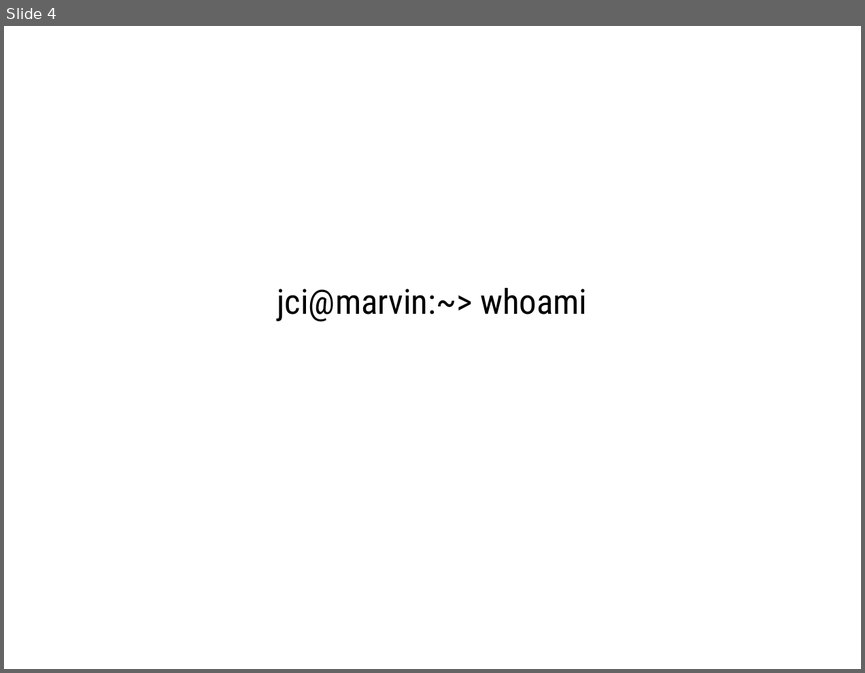
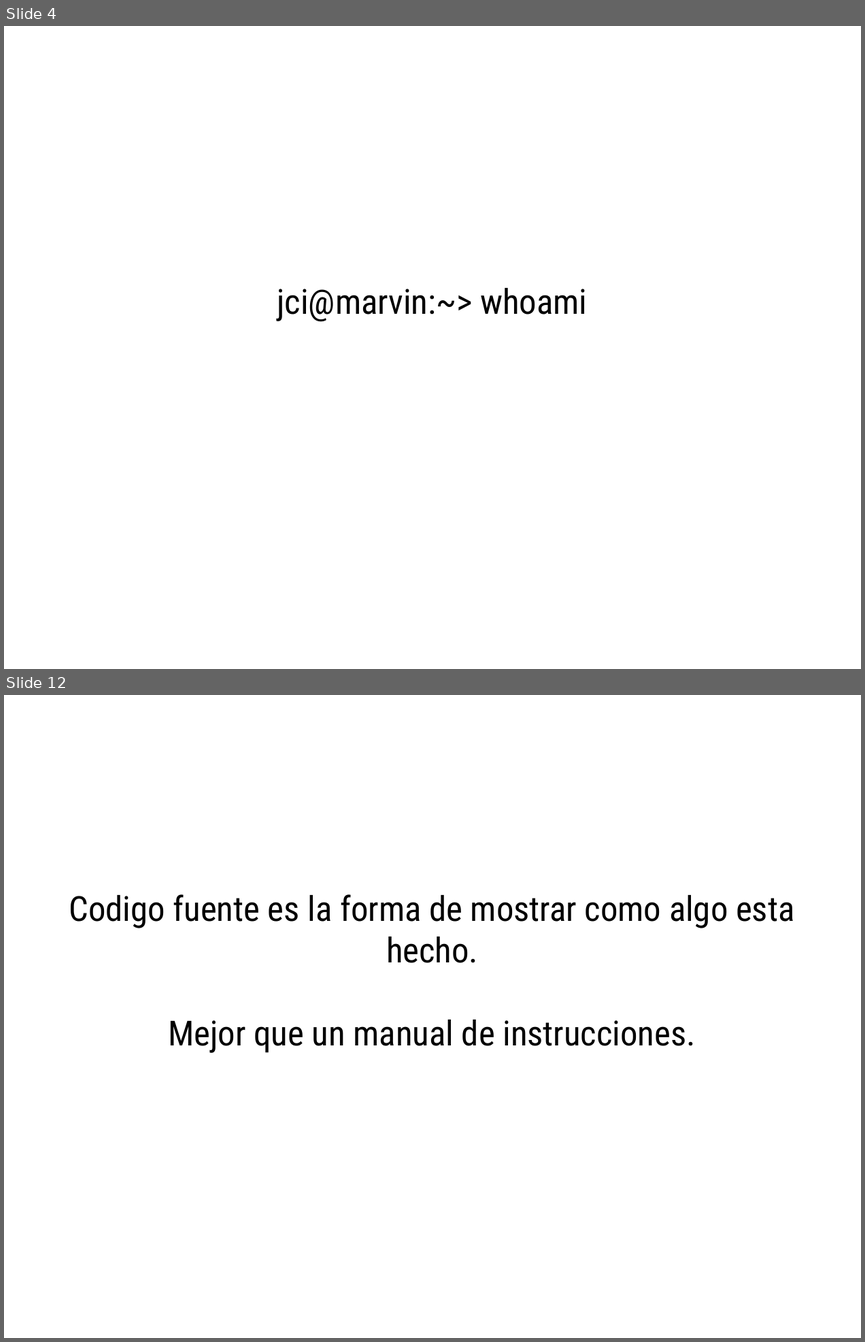
Before and after one commit to jci/charlas, a slide deck: UAT-20171116.odp. Shown one above the other, each under a label of ours: slide 4 before the commit, slides 4 and 12 after it; the slides between them are not shown. The pictures are 865x673 and 865x1342 pixels, drawn with LibreOffice and Linux fonts; fonts in the diff are those of the drawing. Boxes give left, top, right and bottom in pixels: in the first picture for what was removed or moved away, otherwise in the second. Text is boxed around its words. In the diff, an @@ line names an element or a change of style, - is before the commit and + after.

```diff
--- a/UAT-20171116.odp
+++ b/UAT-20171116.odp
@@ slide 12 added at box(4, 695, 861, 1338), background #FFFFFF @@
@@ subtitle added at box(69, 894, 794, 1053), 32 pt, text #000000 @@
+Codigo fuente es la forma de mostrar como algo esta hecho.
+Mejor que un manual de instrucciones.
```
Also in this commit, not shown: 1 slide changed, 26 other slides added, 5 other files.
